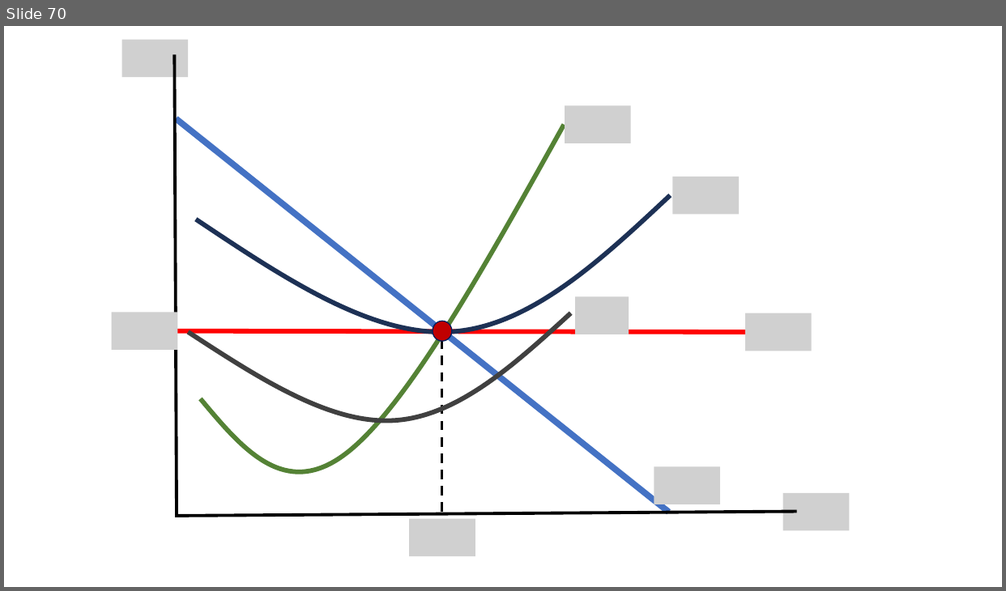
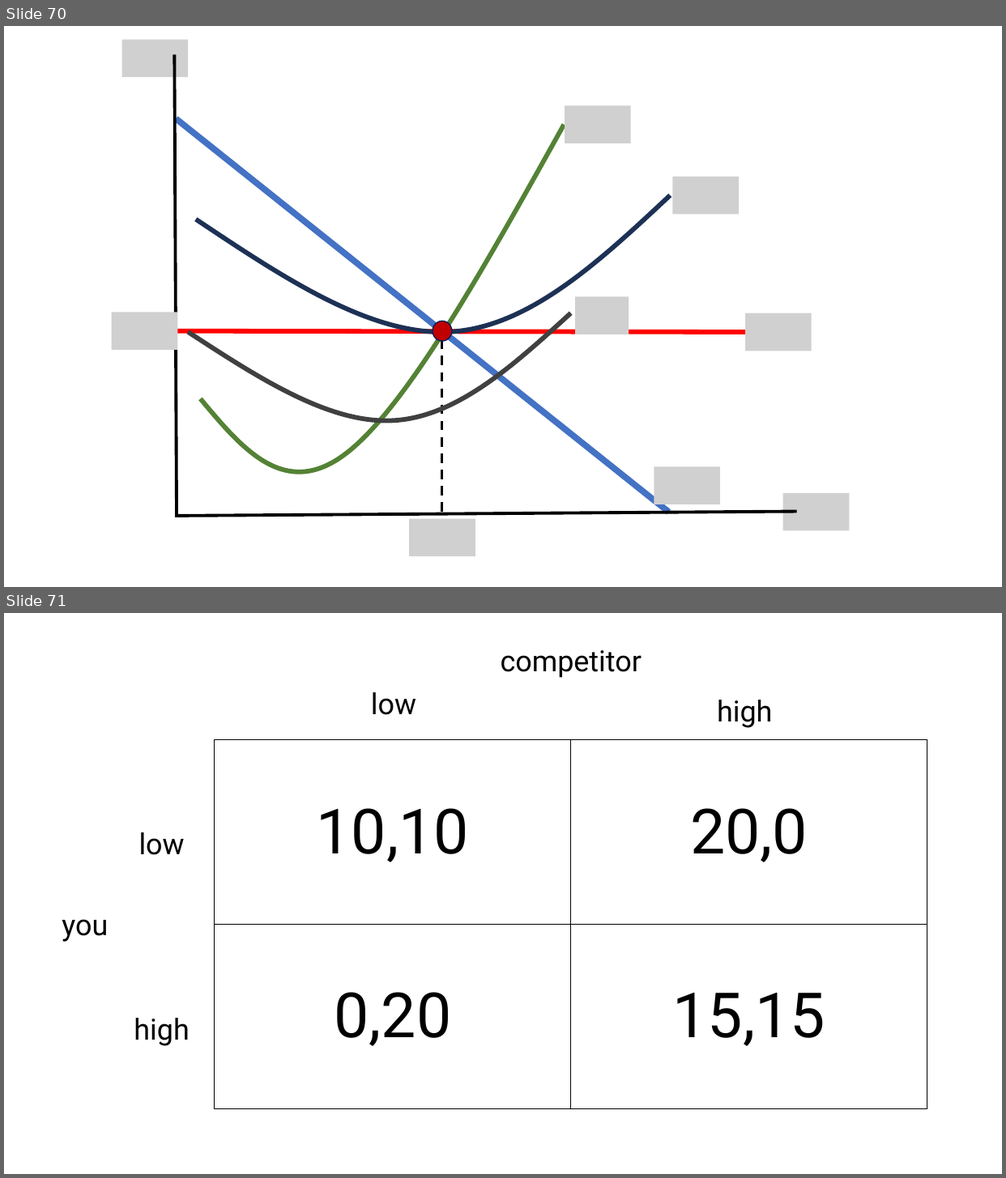
Before and after one commit to jrojas1003/EC-311, a slide deck: Slides/graph-maker.pptx. Shown one above the other, each under a label of ours: slide 70 before the commit, slides 70 and 71 after it. The pictures are 1006x591 and 1006x1178 pixels, drawn with LibreOffice and Linux fonts; fonts in the diff are those of the drawing; grey boxes stand for pictures. Boxes give left, top, right and bottom in pixels: in the first picture for what was removed or moved away, otherwise in the second. Text is boxed around its words. In the diff, an @@ line names an element or a change of style, - is before the commit and + after.

```diff
--- a/Slides/graph-maker.pptx
+++ b/Slides/graph-maker.pptx
@@ slide 71 added at [4, 613, 1002, 1174], background #FFFFFF at 53% opacity @@
@@ text added at [501, 650, 641, 678], 28 pt, text #000000 @@
+competitor
@@ text added at [371, 692, 416, 715], 28 pt, text #000000 @@
+low
@@ text added at [717, 700, 772, 728], 28 pt, text #000000 @@
+high
@@ table added at [215, 740, 927, 1110], 2 rows, 2 columns @@
+10,10 | 20,0
+0,20 | 15,15
@@ text added at [139, 833, 185, 855], 28 pt, text #000000 @@
+low
@@ text added at [62, 919, 108, 942], 28 pt, text #000000 @@
+you
@@ text added at [134, 1018, 189, 1046], 28 pt, text #000000 @@
+high
```
Also in this commit, not shown: 3 other slides added.
